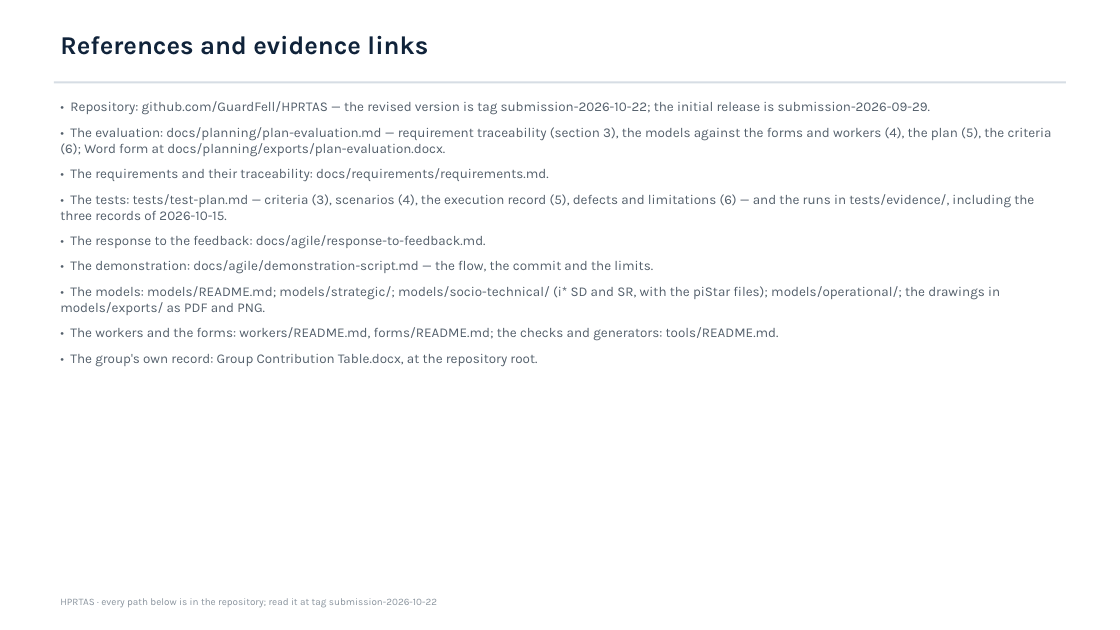
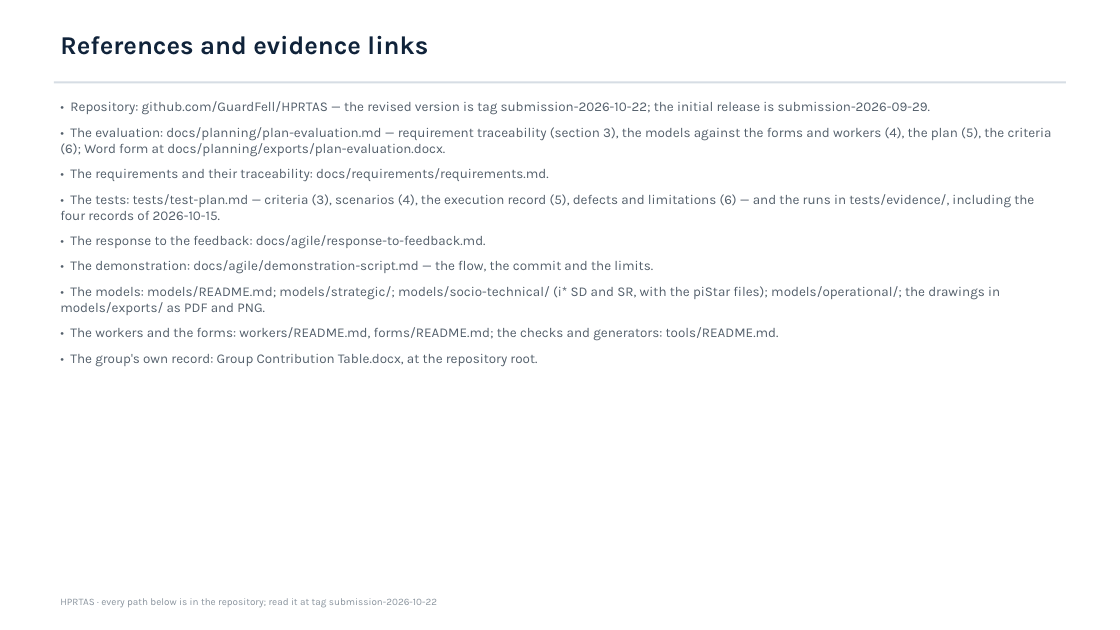
Before and after one commit to GuardFell/HPRTAS, a slide deck: slide 16 of HPRTAS - Second Release.pptx. Drawn at 1120x630 pixels with LibreOffice and Linux fonts; fonts in the diff are those of the drawing. Boxes give left, top, right and bottom in pixels: in the first picture for what was removed or moved away, otherwise in the second. Text is boxed around its words. In the diff, an @@ line names an element or a change of style, - is before the commit and + after.

```diff
--- a/HPRTAS - Second Release.pptx
+++ b/HPRTAS - Second Release.pptx
@@ text at (60,194,1034,220): text changed @@
-• The tests: tests/test-plan.md — criteria (3), scenarios (4), the execution record (5), defects and limitations (6) — and the runs in tests/evidence/, including the three records of 2026-10-15.
+• The tests: tests/test-plan.md — criteria (3), scenarios (4), the execution record (5), defects and limitations (6) — and the runs in tests/evidence/, including the four records of 2026-10-15.
```
Also in this commit, not shown: 3 other slides changed, 5 other files.
